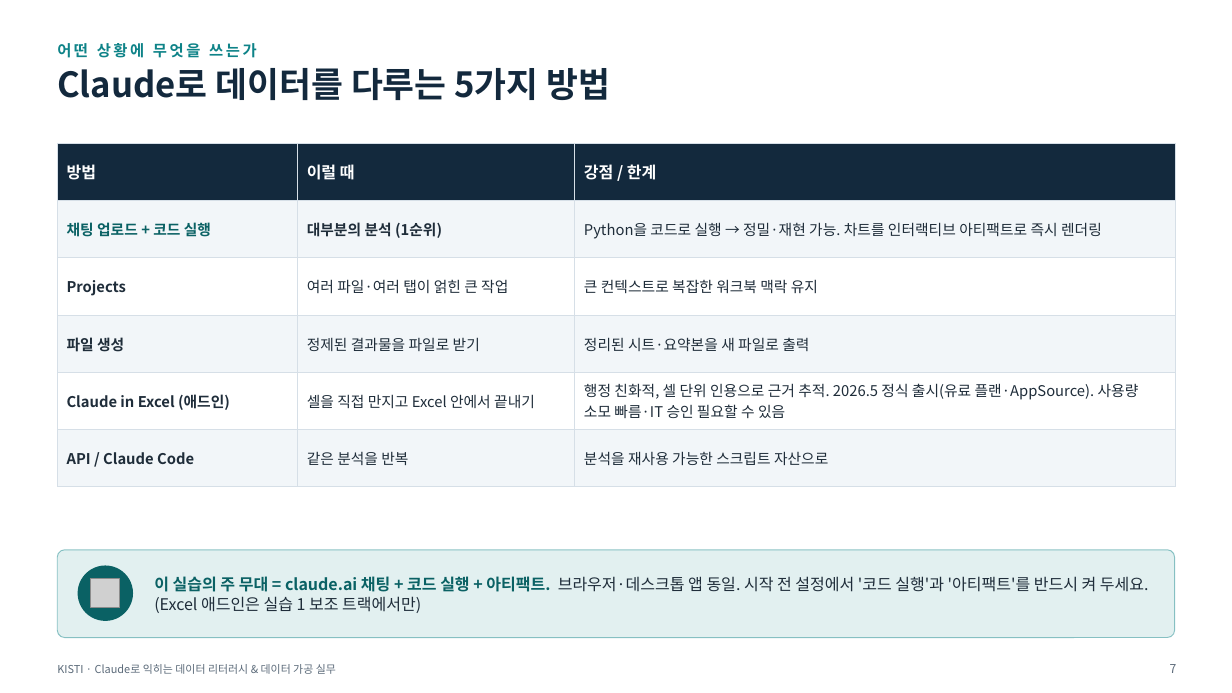
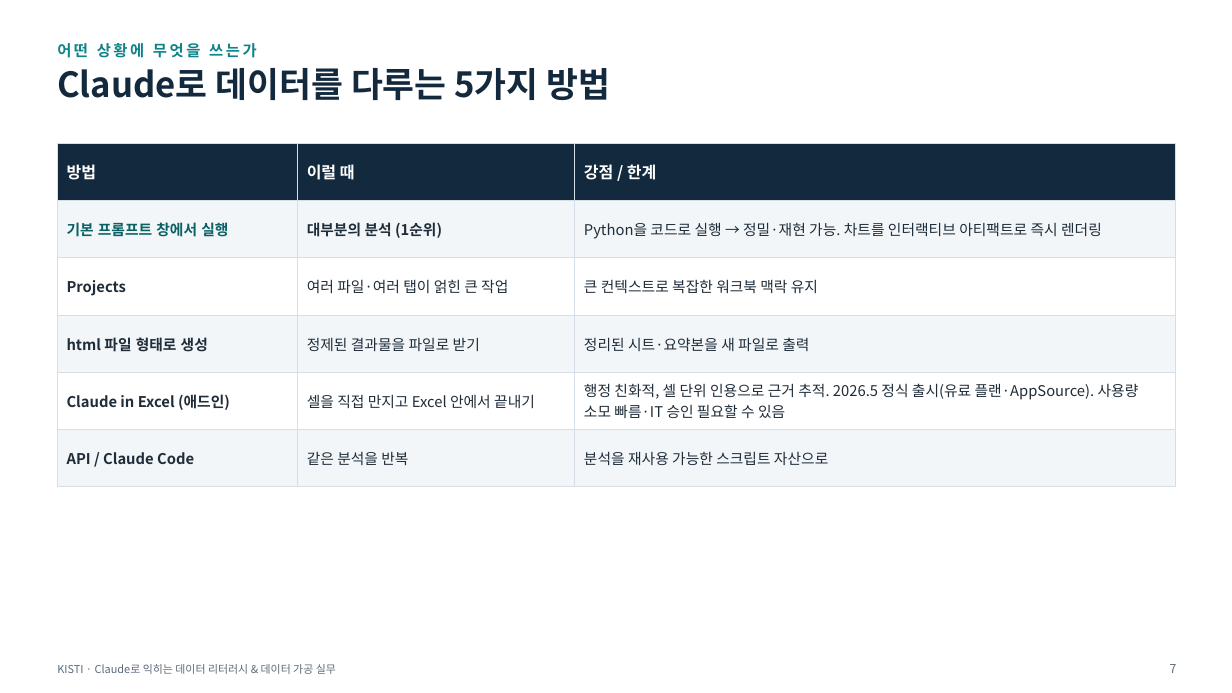
Before and after one commit to thinkinghs/lecture_6_18, a slide deck: slide 18 of 2차시_강의자료_합본.pptx (slide 17 before the commit). Drawn at 1232x693 pixels with LibreOffice and Linux fonts; fonts in the diff are those of the drawing; grey boxes stand for pictures. Boxes give left, top, right and bottom in pixels: in the first picture for what was removed or moved away, otherwise in the second. Text is boxed around its words. In the diff, an @@ line names an element or a change of style, - is before the commit and + after.

```diff
--- a/2차시_강의자료_합본.pptx
+++ b/2차시_강의자료_합본.pptx
@@ table at box(57, 143, 1176, 487) @@
-row 2, column 1: 채팅 업로드 + 코드 실행
+row 2, column 1: 기본 프롬프트 창에서 실행
-row 4, column 1: 파일 생성
+row 4, column 1: html 파일 형태로 생성
@@ rounded rectangle removed at box(57, 550, 1175, 638) @@
@@ ellipse removed at box(78, 566, 133, 621) @@
@@ picture removed at box(91, 579, 119, 607) @@
@@ text removed at box(154, 576, 1149, 613) @@
-이 실습의 주 무대 = claude.ai 채팅 + 코드 실행 + 아티팩트. 브라우저·데스크톱 앱 동일. 시작 전 설정에서 '코드 실행'과 '아티팩트'를 반드시 켜 두세요. (Excel 애드인은 실습 1 보조 트랙에서만)
```
Also in this commit, not shown: 34 other slides changed, 4 slides added, 3 slides removed.
